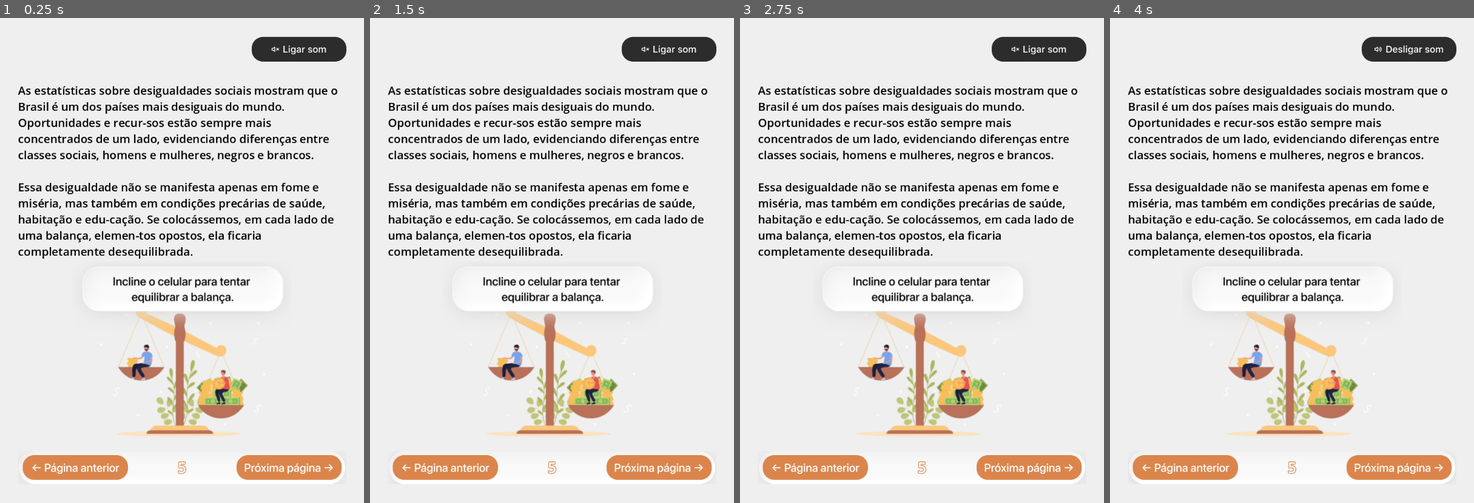
Above: before the commit, frames 1-4 (left to right).
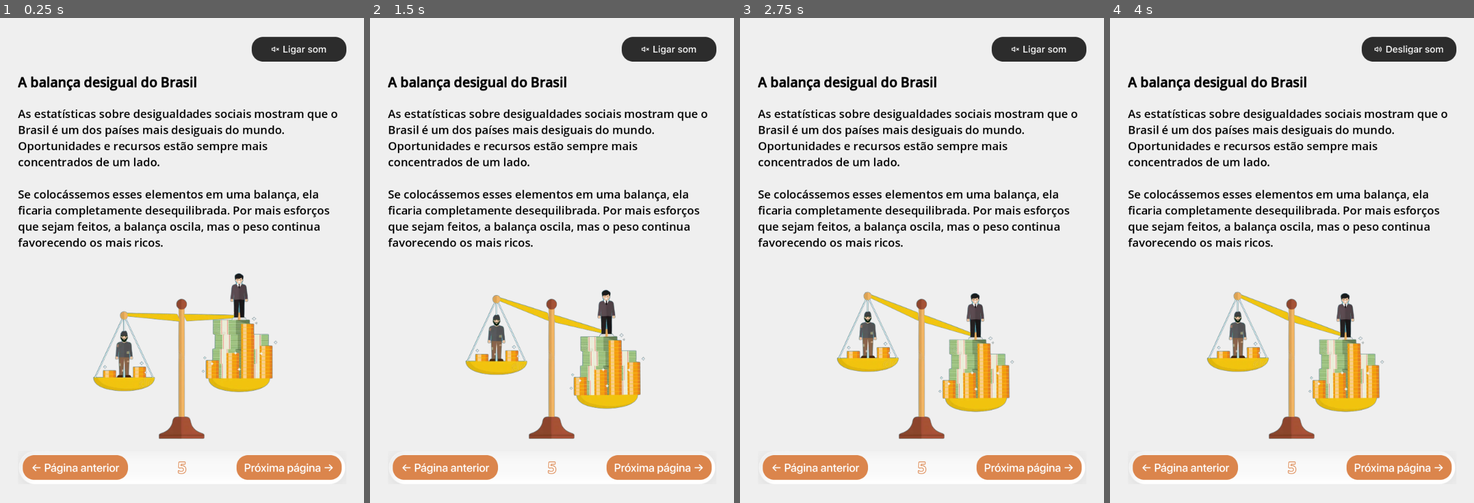
Above: after the commit, the same moments.

Repository: jdbsn/ebook-comp-grafica
Game: Godot game, scene res://scenes/pag5.tscn
The game is run twice, just before and just after one commit, with the same random seed, the same clock (stepped at 60 frames per second) and the same inputs. This scene is started directly instead of the project's main scene. Video files are missing from this copy of the repository; at most half a second of black plays in their place.
Inputs (mouse positions are in pixels of both pictures, inside the frame that each line leads up to):
- Up to frame 1 (0.25 s): no input
- Up to frame 2 (1.5 s): hold Right (ui_right) 0.53-1.28 s; hold Left (ui_left) from 1.28 s (still down)
- Up to frame 3 (2.75 s): release Left (ui_left) at 2.03 s; hold Right (ui_right) from 2.03 s (still down)
- Up to frame 4 (4 s): release Right (ui_right) at 2.75 s; click (1408, 47) at 2.75 s; click (1186, 469) at 3.5 s

The runs differ from the first frame. In frame 1, 19% of the frame differs, in the area x 4-93%, y 12-87%; in frame 2, 18%; in frame 3, 18%; in frame 4, 18%.

Commit message:
feat: animação da balança

Diff:
--- /dev/null
+++ b/scenes/balanca.tscn
@@ -0,0 +1,96 @@
+[gd_scene load_steps=8 format=3 uid="uid://sfr0roiiybx7"]
+
+[ext_resource type="Texture2D" uid="uid://cep85ba3qmxoc" path="res://assets/balanca/base.png" id="1_sqqpt"]
+[ext_resource type="Script" uid="uid://cm1fn6h6moc4n" path="res://scripts/haste.gd" id="2_8y3nw"]
+[ext_resource type="Texture2D" uid="uid://b3622kcfggp0o" path="res://assets/balanca/haste.png" id="2_im8gw"]
+[ext_resource type="Texture2D" uid="uid://c8qkayrd8ew7x" path="res://assets/balanca/pobre.png" id="3_8y3nw"]
+[ext_resource type="Texture2D" uid="uid://b3gj2vu55ohxj" path="res://assets/balanca/rico.png" id="4_k27c3"]
+
+[sub_resource type="RectangleShape2D" id="RectangleShape2D_im8gw"]
+size = Vector2(415.765, 21.5)
+
+[sub_resource type="RectangleShape2D" id="RectangleShape2D_8y3nw"]
+size = Vector2(225, 20)
+
+[node name="Balanca" type="Node2D"]
+position = Vector2(387, 492)
+
+[node name="Base" type="StaticBody2D" parent="."]
+
+[node name="Sprite2D" type="Sprite2D" parent="Base"]
+texture = ExtResource("1_sqqpt")
+
+[node name="CollisionPolygon2D" type="CollisionPolygon2D" parent="Base"]
+polygon = PackedVector2Array(6, -102, -11, -102, -12, 234, -24, 234, -31, 245, -40, 273, -80, 295, -80, 308, 76, 308, 76, 294, 38, 272, 26, 247, 10, 232)
+
+[node name="JuntaCentral" type="PinJoint2D" parent="Base"]
+position = Vector2(-2, -123)
+node_a = NodePath("..")
+node_b = NodePath("../../Haste")
+
+[node name="Haste" type="RigidBody2D" parent="."]
+position = Vector2(1.5, -2)
+mass = 100.0
+can_sleep = false
+angular_damp = 2.0
+script = ExtResource("2_8y3nw")
+
+[node name="Sprite2D" type="Sprite2D" parent="Haste"]
+position = Vector2(53, 0)
+rotation = -0.436332
+texture = ExtResource("2_im8gw")
+
+[node name="CollisionShape2D" type="CollisionShape2D" parent="Haste"]
+position = Vector2(-4.05849, -116.505)
+shape = SubResource("RectangleShape2D_im8gw")
+
+[node name="PratoEsq" type="RigidBody2D" parent="."]
+mass = 10.0
+center_of_mass_mode = 1
+center_of_mass = Vector2(-205, 20)
+angular_damp = 5.0
+
+[node name="Sprite2D" type="Sprite2D" parent="PratoEsq"]
+position = Vector2(0, 105)
+texture = ExtResource("3_8y3nw")
+
+[node name="CollisionPolygon2D" type="CollisionPolygon2D" parent="PratoEsq"]
+position = Vector2(0, 155)
+polygon = PackedVector2Array(-311, -60, -303, -39, -279, -23, -241, -15, -203, -12, -165, -15, -133, -23, -107, -37, -98, -58)
+
+[node name="PratoDir" type="RigidBody2D" parent="."]
+mass = 14.0
+center_of_mass_mode = 1
+center_of_mass = Vector2(200, 220)
+angular_damp = 5.0
+
+[node name="Sprite2D" type="Sprite2D" parent="PratoDir"]
+position = Vector2(0, -88)
+texture = ExtResource("4_k27c3")
+
+[node name="CollisionPolygon2D" type="CollisionPolygon2D" parent="PratoDir"]
+position = Vector2(0, -87)
+polygon = PackedVector2Array(93, 184, 103, 206, 127, 219, 159, 227, 201, 230, 253, 225, 286, 213, 302, 200, 307, 184)
+
+[node name="JuntaPratoEsq" type="PinJoint2D" parent="."]
+position = Vector2(-204, -123)
+node_a = NodePath("../Haste")
+node_b = NodePath("../PratoEsq")
+
+[node name="JuntaPratoDir" type="PinJoint2D" parent="."]
+position = Vector2(204, -123)
+node_a = NodePath("../Haste")
+node_b = NodePath("../PratoDir")
+
+[node name="StaticBody2D" type="StaticBody2D" parent="."]
+
+[node name="CollisionShape2D2" type="CollisionShape2D" parent="StaticBody2D"]
+position = Vector2(204.5, 224)
+shape = SubResource("RectangleShape2D_8y3nw")
+
+[node name="CollisionShape2D3" type="CollisionShape2D" parent="StaticBody2D"]
+position = Vector2(-207, 224)
+shape = SubResource("RectangleShape2D_8y3nw")
+
+[node name="Camera2D" type="Camera2D" parent="."]
+zoom = Vector2(0.6, 0.6)
--- a/scenes/pag4.tscn
+++ b/scenes/pag4.tscn
@@ -69,7 +69,7 @@
 
 [node name="MarginContainer" type="MarginContainer" parent="ColorRect/MarginContainer/VBoxContainer"]
 layout_mode = 2
-theme_override_constants/margin_top = 40
+theme_override_constants/margin_top = 20
 
 [node name="VBoxContainer" type="VBoxContainer" parent="ColorRect/MarginContainer/VBoxContainer/MarginContainer"]
 layout_mode = 2
--- a/scenes/pag5.tscn
+++ b/scenes/pag5.tscn
@@ -7,7 +7,7 @@
 [ext_resource type="Texture2D" uid="uid://bh4b8b8fmreo3" path="res://assets/botoes/ant-pressionado.png" id="3_cn5eh"]
 [ext_resource type="Texture2D" uid="uid://dpnt7s3r3seah" path="res://assets/barra.png" id="3_k4ap3"]
 [ext_resource type="Script" uid="uid://dafkkh1vraftq" path="res://scripts/narracao.gd" id="3_lm0vn"]
-[ext_resource type="Texture2D" uid="uid://c5b2ehcsthx8x" path="res://assets/pag5.png" id="3_yx5o1"]
+[ext_resource type="PackedScene" uid="uid://sfr0roiiybx7" path="res://scenes/balanca.tscn" id="5_goo3x"]
 [ext_resource type="Texture2D" uid="uid://y5y0okhxn2o4" path="res://assets/botoes/prox.png" id="5_yx5o1"]
 [ext_resource type="Texture2D" uid="uid://br0w3x4rnlfr7" path="res://assets/botoes/prox-pressionado.png" id="6_lm0vn"]
 [ext_resource type="AudioStream" uid="uid://dssgf1edohu62" path="res://assets/narracoes/pag5.ogg" id="11_goo3x"]
@@ -54,23 +54,44 @@
 
 [node name="MarginContainer" type="MarginContainer" parent="ColorRect/MarginContainer/VBoxContainer"]
 layout_mode = 2
-theme_override_constants/margin_top = 40
+theme_override_constants/margin_top = 20
 
-[node name="RichTextLabel" type="RichTextLabel" parent="ColorRect/MarginContainer/VBoxContainer/MarginContainer"]
+[node name="VBoxContainer" type="VBoxContainer" parent="ColorRect/MarginContainer/VBoxContainer/MarginContainer"]
+layout_mode = 2
+theme_override_constants/separation = 30
+
+[node name="RichTextLabel2" type="RichTextLabel" parent="ColorRect/MarginContainer/VBoxContainer/MarginContainer/VBoxContainer"]
+layout_mode = 2
+theme_override_colors/default_color = Color(0, 0, 0, 1)
+theme_override_constants/outline_size = 2
+theme_override_font_sizes/normal_font_size = 28
+text = "A balança desigual do Brasil"
+fit_content = true
+
+[node name="RichTextLabel" type="RichTextLabel" parent="ColorRect/MarginContainer/VBoxContainer/MarginContainer/VBoxContainer"]
 layout_mode = 2
 size_flags_vertical = 3
 theme_override_colors/default_color = Color(0, 0, 0, 1)
 theme_override_font_sizes/normal_font_size = 24
-text = "As estatísticas sobre desigualdades sociais mostram que o Brasil é um dos países mais desiguais do mundo. Oportunidades e recur-sos estão sempre mais concentrados de um lado, evidenciando diferenças entre classes sociais, homens e mulheres, negros e brancos.
+text = "As estatísticas sobre desigualdades sociais mostram que o Brasil é um dos países mais desiguais do mundo. Oportunidades e recursos estão sempre mais concentrados de um lado.
 
-Essa desigualdade não se manifesta apenas em fome e miséria, mas também em condições precárias de saúde, habitação e edu-cação. Se colocássemos, em cada lado de uma balança, elemen-tos opostos, ela ficaria completamente desequilibrada."
+Se colocássemos esses elementos em uma balança, ela ficaria completamente desequilibrada. Por mais esforços que sejam feitos, a balança oscila, mas o peso continua favorecendo os mais ricos."
 fit_content = true
 
-[node name="TextureRect" type="TextureRect" parent="ColorRect/MarginContainer/VBoxContainer"]
+[node name="SubViewportContainer" type="SubViewportContainer" parent="ColorRect/MarginContainer/VBoxContainer"]
 layout_mode = 2
 size_flags_vertical = 3
-texture = ExtResource("3_yx5o1")
-stretch_mode = 5
+stretch = true
+
+[node name="SubViewport" type="SubViewport" parent="ColorRect/MarginContainer/VBoxContainer/SubViewportContainer"]
+transparent_bg = true
+handle_input_locally = false
+physics_object_picking = true
+size = Vector2i(693, 415)
+render_target_update_mode = 4
+
+[node name="Balanca" parent="ColorRect/MarginContainer/VBoxContainer/SubViewportContainer/SubViewport" instance=ExtResource("5_goo3x")]
+position = Vector2(425.5, 1384)
 
 [node name="MarginContainer2" type="MarginContainer" parent="ColorRect/MarginContainer/VBoxContainer"]
 layout_mode = 2
--- a/scenes/pag6.tscn
+++ b/scenes/pag6.tscn
@@ -56,7 +56,19 @@
 layout_mode = 2
 theme_override_constants/margin_top = 40
 
-[node name="RichTextLabel" type="RichTextLabel" parent="ColorRect/MarginContainer/VBoxContainer/MarginContainer"]
+[node name="VBoxContainer" type="VBoxContainer" parent="ColorRect/MarginContainer/VBoxContainer/MarginContainer"]
+layout_mode = 2
+theme_override_constants/separation = 30
+
+[node name="RichTextLabel2" type="RichTextLabel" parent="ColorRect/MarginContainer/VBoxContainer/MarginContainer/VBoxContainer"]
+layout_mode = 2
+theme_override_colors/default_color = Color(0, 0, 0, 1)
+theme_override_constants/outline_size = 2
+theme_override_font_sizes/normal_font_size = 28
+text = "Desigualdades Raciais em Educação e Trabalho"
+fit_content = true
+
+[node name="RichTextLabel" type="RichTextLabel" parent="ColorRect/MarginContainer/VBoxContainer/MarginContainer/VBoxContainer"]
 layout_mode = 2
 size_flags_vertical = 3
 theme_override_colors/default_color = Color(0, 0, 0, 1)
--- /dev/null
+++ b/scripts/haste.gd
@@ -0,0 +1,30 @@
+extends RigidBody2D
+
+@export var potencia_motor: float = 4000000
+@export var sensibilidade_tilt: float = 2.0
+
+func _ready():
+	sleeping = false
+	can_sleep = false
+	print("SCRIPT INICIADO NA: ", name) # Verifica se o script está rodando
+
+func _physics_process(delta):
+	var tilt = 0.0
+
+	# --- LÓGICA DE TESTE ---
+	# Vamos forçar a leitura do teclado primeiro para garantir
+	var input_teclado = Input.get_axis("ui_left", "ui_right")
+
+	if input_teclado != 0:
+		tilt = input_teclado * 9.8
+	else:
+		# Se não apertou tecla, tenta o acelerômetro
+		var accel = Input.get_accelerometer()
+		tilt = accel.x
+		# print(accel) # Descomente se quiser ver o acelerômetro
+
+	# Aplica força
+	if tilt != 0:
+		var torque = tilt * sensibilidade_tilt * potencia_motor * delta
+		apply_torque(torque)
+		# print("Aplicando Torque: ", torque) # Debug final
Binary file added: assets/balanca/base.png
Binary file added: assets/balanca/haste.png
Binary file added: assets/balanca/pobre.png
Binary file added: assets/balanca/rico.png
Binary file removed: assets/pag5.png
Not shown, removed: assets/pag5.png.import
Not shown, added: scripts/haste.gd.uid
